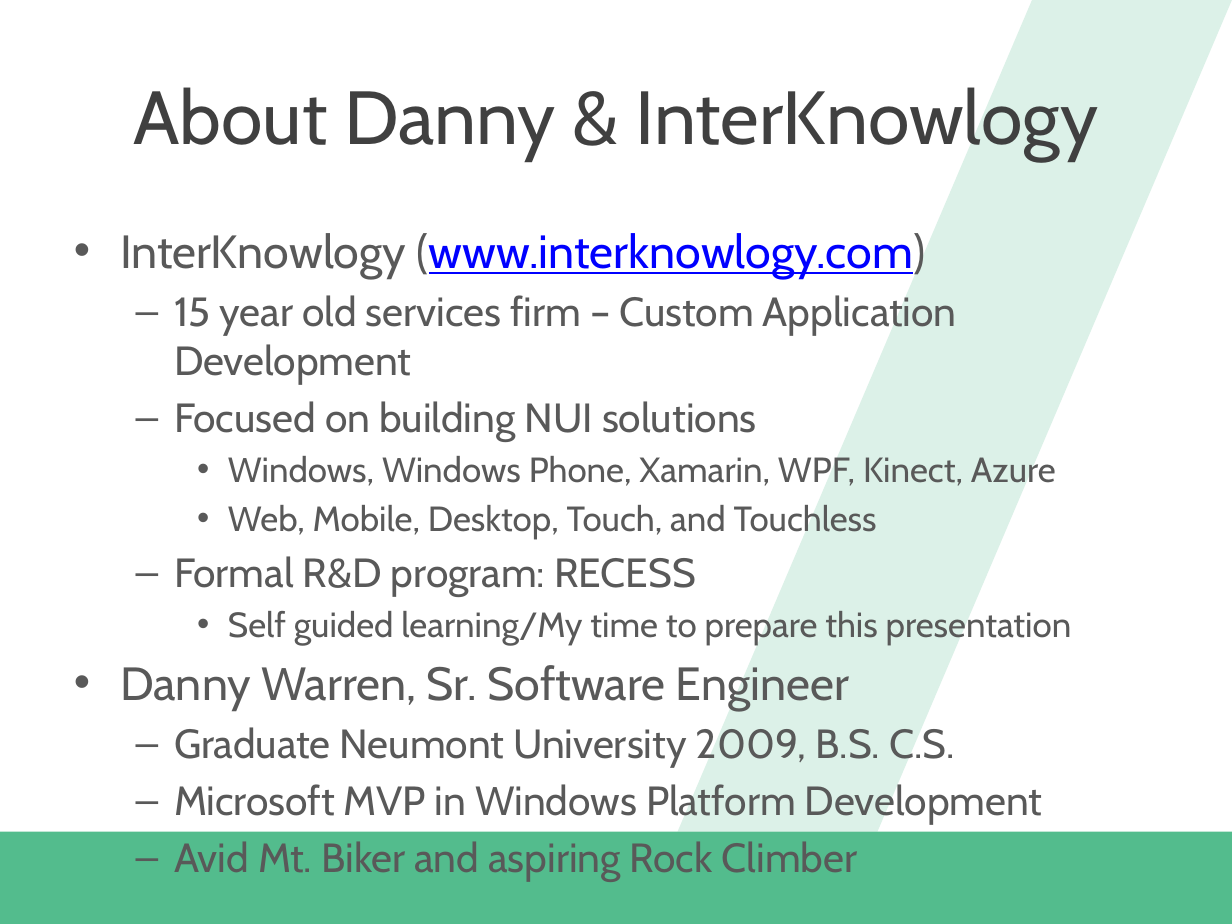
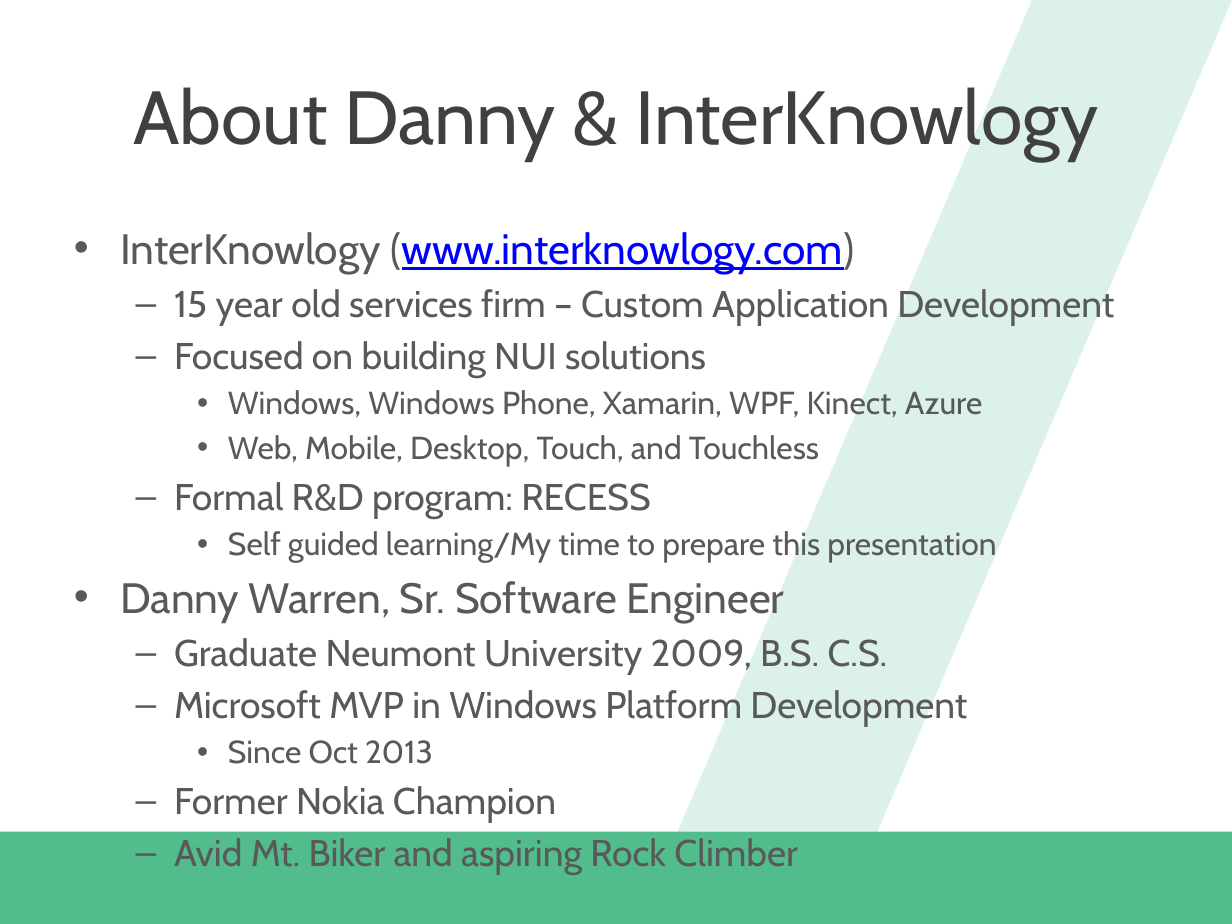
Before and after one commit to dannydwarren/CrawlWalkTalk, a slide deck: slide 2 of Crawl Walk Talk_Windows Phone 8.1 App Lifecycle and Speech API.pptx. Drawn at 1232x924 pixels with LibreOffice and Linux fonts; fonts in the diff are those of the drawing; background and template pictures are left out. Boxes give left, top, right and bottom in pixels: in the first picture for what was removed or moved away, otherwise in the second. Text is boxed around its words. In the diff, an @@ line names an element or a change of style, - is before the commit and + after.

```diff
--- a/Crawl Walk Talk_Windows Phone 8.1 App Lifecycle and Speech API.pptx
+++ b/Crawl Walk Talk_Windows Phone 8.1 App Lifecycle and Speech API.pptx
@@ text at box(120, 232, 1114, 875): size 27.2 to 24.8 pt in "InterKnowlogy (www.interknowlogy.com)", "Danny Warren, Sr. Software Engineer"; size 23.8 to 21.7 pt in "15 year old services firm – Custom ...", "Focused on building NUI solutions", "Formal R&D program: RECESS", "Graduate Neumont University 2009, B.S. C.S." and 2 more places; size 20.4 to 18.6 pt in "Windows, Windows Phone, Xamarin, WPF, Kinect, Azure", "Web, Mobile, Desktop, Touch, and Touchless", "Self guided learning/My time to prepare this ..." @@
@@ text at box(174, 740, 556, 823): paragraphs added @@
+    • Since Oct 2013
+  – Former Nokia Champion
```
Also in this commit, not shown: 1 other slide changed, 1 slide removed.
